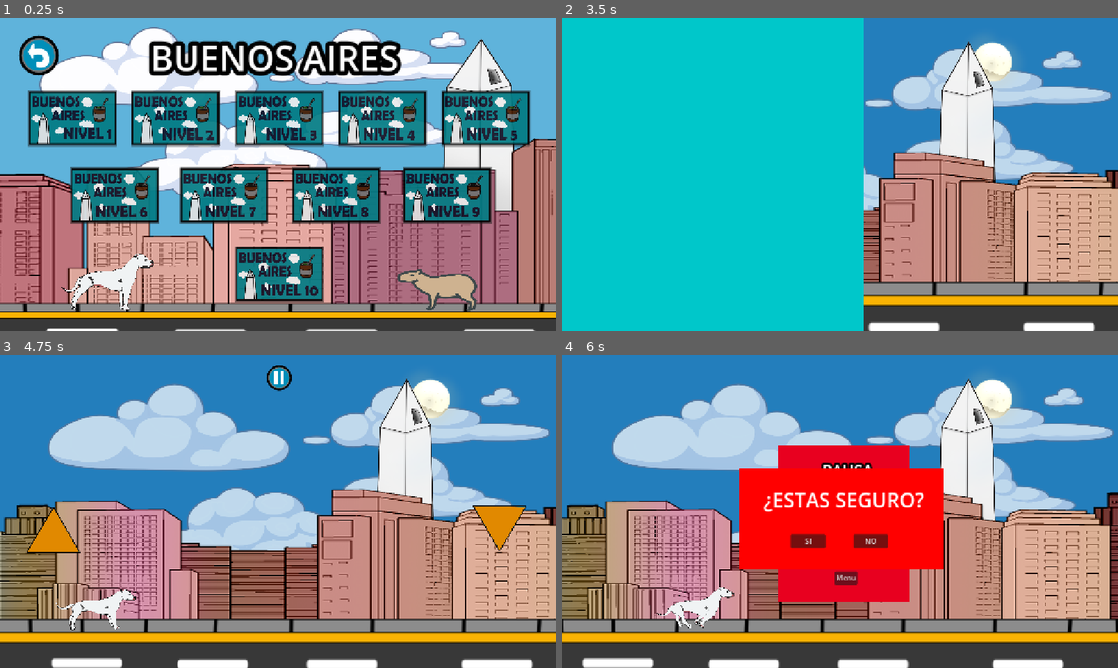
Above: before the commit, frames 1-4 (two rows, left to right).
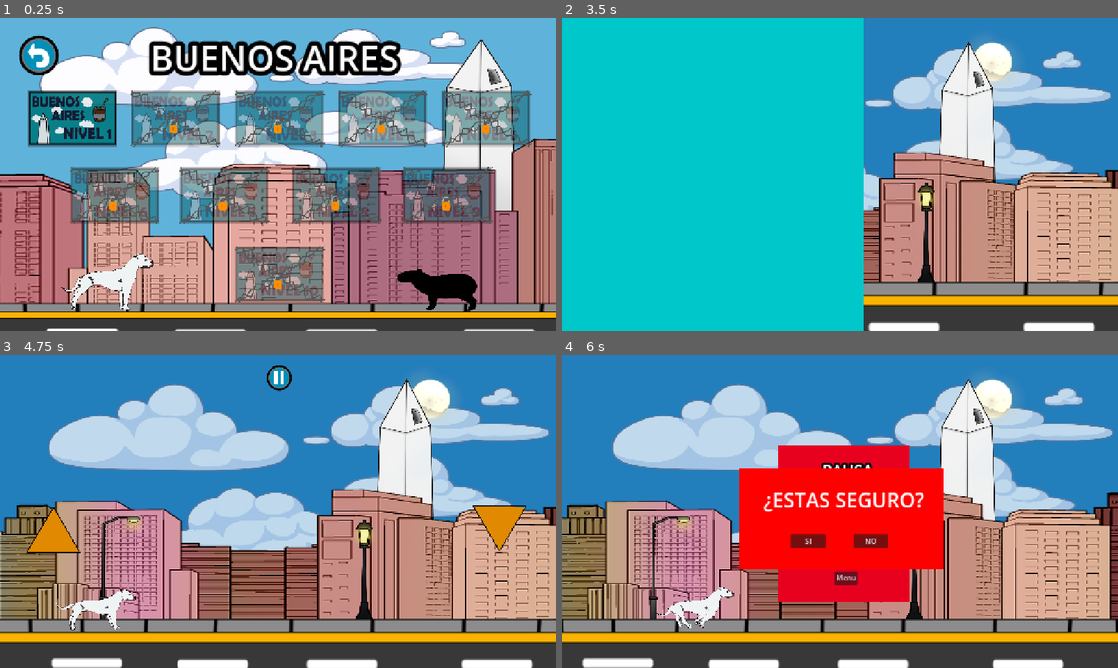
Above: after the commit, the same moments.

Repository: TheLuck12/DogoRun
Game: Godot game, scene res://VersiónFinal/Escenas/Menues/Niveles/nivel_1_10.tscn
The game is run twice, just before and just after one commit, with the same random seed, the same clock (stepped at 60 frames per second) and the same inputs. The engine's default icon, where the game draws it, is replaced by a stand-in: a white triangle on a blue panel in a dark square. Sound files missing from this copy of the repository are replaced by a short silence.
Inputs (mouse positions are in pixels of both pictures, inside the frame that each line leads up to):
- Up to frame 1 (0.25 s): no input
- Up to frame 2 (3.5 s): click (634, 118) at 0.5 s; click (739, 118) at 1.27 s; click (600, 55) at 2 s; tap Down (Caer) at 2.85 s; tap Up (Saltar) at 3.02 s
- Up to frame 3 (4.75 s): tap Y at 3.6 s; tap Up (Saltar) at 3.77 s; tap Down (Caer) at 4.35 s
- Up to frame 4 (6 s): click (840, 376) at 5 s; click "Reiniciar" at 5.75 s

The runs differ from the first frame. In frame 1, 26% of the frame differs, in the area x 12-96%, y 23-94%; in frame 2, 0.5%; in frame 3, 0.7%; in frame 4, 0.5%.

Commit message:
agregue las farolas

Diff:
--- a/VersiónFinal/Codigos/Global/global.gd
+++ b/VersiónFinal/Codigos/Global/global.gd
@@ -1,7 +1,7 @@
 extends Node
 
 @onready var rng = RandomNumberGenerator.new()
-var NivelesCompletados = 10
+var NivelesCompletados = 0
 var Nivel : int
 var provincia = 0
 var vivo = false
--- a/VersiónFinal/Escenas/Global/nivel_global.tscn
+++ b/VersiónFinal/Escenas/Global/nivel_global.tscn
@@ -24,6 +24,8 @@
 [ext_resource type="Texture2D" uid="uid://duras7iy31qc7" path="res://VersiónFinal/Assets/Cielo/Noche.png" id="17_qw1sj"]
 [ext_resource type="PackedScene" uid="uid://bha7dt506gu7a" path="res://VersiónFinal/Escenas/Global/meta.tscn" id="18_yp322"]
 [ext_resource type="Texture2D" uid="uid://bxrkptlt7o0g7" path="res://VersiónFinal/Assets/Cielo/luna.png" id="19_3r2fm"]
+[ext_resource type="Texture2D" uid="uid://ye5u8kq1stt1" path="res://VersiónFinal/Assets/Edificios/poste 2.png" id="23_vvbdr"]
+[ext_resource type="Texture2D" uid="uid://cko6dcspclo65" path="res://VersiónFinal/Assets/Edificios/poste 1.png" id="24_rpbly"]
 
 [sub_resource type="RectangleShape2D" id="RectangleShape2D_vtksu"]
 size = Vector2(39340.1, 20)
@@ -193,6 +195,26 @@
 sprite_frames = SubResource("SpriteFrames_juonu")
 animation = &"BsAsBNoche"
 
+[node name="Poste1" type="Sprite2D" parent="Parallax/Medio"]
+position = Vector2(264.708, 487.552)
+scale = Vector2(0.453898, 0.387644)
+texture = ExtResource("23_vvbdr")
+
+[node name="Poste2" type="Sprite2D" parent="Parallax/Medio"]
+position = Vector2(814.53, 505.504)
+scale = Vector2(0.363118, 0.387644)
+texture = ExtResource("24_rpbly")
+
+[node name="Poste3" type="Sprite2D" parent="Parallax/Medio"]
+position = Vector2(1526.82, 483.552)
+scale = Vector2(0.453898, 0.387644)
+texture = ExtResource("23_vvbdr")
+
+[node name="Poste4" type="Sprite2D" parent="Parallax/Medio"]
+position = Vector2(2109.71, 499.552)
+scale = Vector2(0.453898, 0.387644)
+texture = ExtResource("24_rpbly")
+
 [node name="Piso" type="ParallaxLayer" parent="Parallax"]
 motion_scale = Vector2(1.29, 1)
 motion_mirroring = Vector2(1280, 0)
Not shown: 1 places in VersiónFinal/Escenas/Global/nivel_global.tscn that only renumber resources
